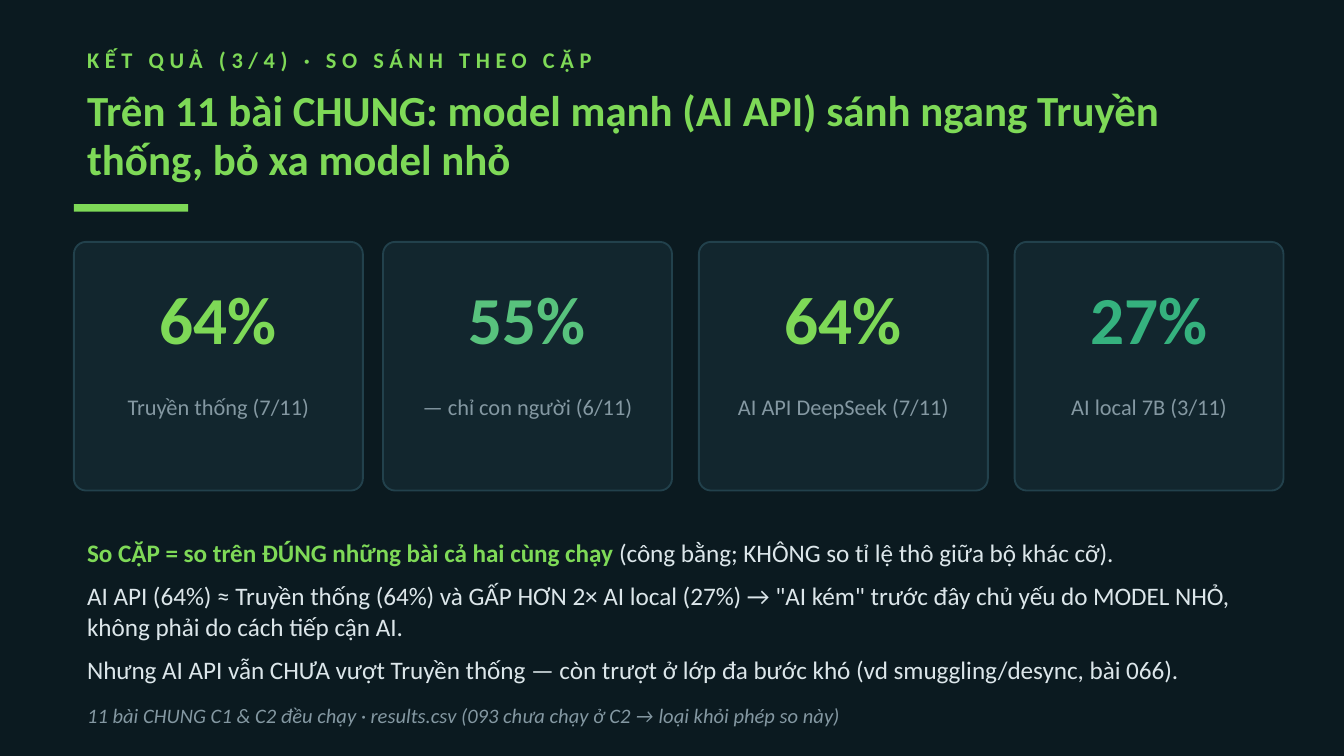
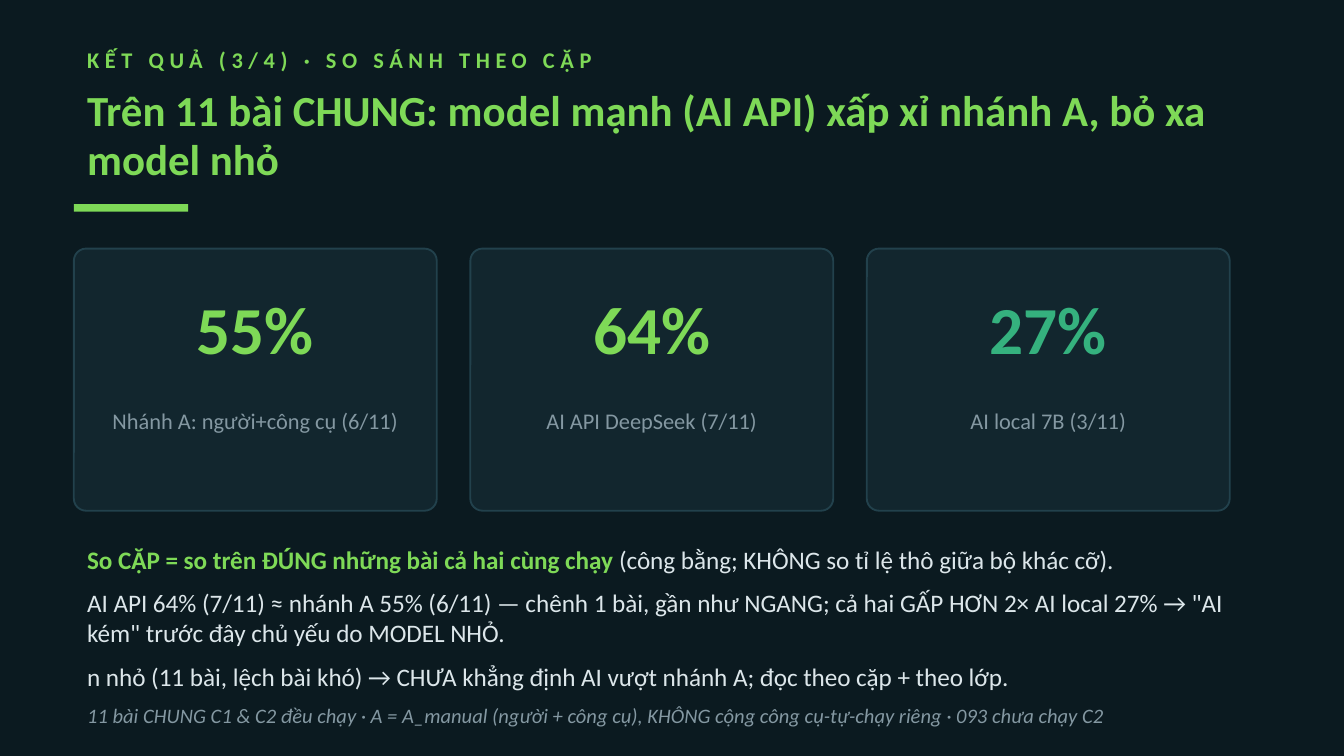
Before and after one commit to VuNguyenBinh/KLTN-FA26, a slide deck: slide 12 of Slide/KTLN_slide.pptx. Drawn at 1344x756 pixels with LibreOffice and Linux fonts; fonts in the diff are those of the drawing. Boxes give left, top, right and bottom in pixels: in the first picture for what was removed or moved away, otherwise in the second. Text is boxed around its words. In the diff, an @@ line names an element or a change of style, - is before the commit and + after.

```diff
--- a/Slide/KTLN_slide.pptx
+++ b/Slide/KTLN_slide.pptx
@@ text at (87, 93, 1205, 176): text changed @@
-Trên 11 bài CHUNG: model mạnh (AI API) sánh ngang Truyền thống, bỏ xa model nhỏ
+Trên 11 bài CHUNG: model mạnh (AI API) xấp xỉ nhánh A, bỏ xa model nhỏ
@@ rounded rectangle: place and size @@
-rounded rectangle at (74, 242, 363, 491)
+rounded rectangle at (74, 249, 437, 511)
@@ text "55%": place and size @@
-text "55%" at (469, 297, 586, 345)
+text "55%" at (197, 307, 314, 355)
@@ text "55%" at (197, 307, 314, 355): text colour #58C27D to #7ED957 @@
@@ rounded rectangle: place and size @@
-rounded rectangle at (383, 242, 672, 491)
+rounded rectangle at (470, 249, 833, 511)
@@ text "64%": place and size @@
-text "64%" at (785, 297, 902, 345)
+text "64%" at (593, 307, 710, 355)
@@ proportions changed in 3 elements at (74, 249, 437, 511), (470, 249, 833, 511), (867, 249, 1230, 511) @@
@@ rounded rectangle: place and size @@
-rounded rectangle at (699, 242, 988, 491)
+rounded rectangle at (867, 249, 1230, 511)
@@ text "27%": place and size @@
-text "27%" at (1091, 298, 1208, 345)
+text "27%" at (990, 308, 1107, 355)
@@ rounded rectangle removed at (1015, 242, 1284, 491) @@
@@ text removed at (160, 297, 277, 345) @@
-64%
@@ text at (112, 413, 397, 433): text changed @@
-Truyền thống (7/11)
+Nhánh A: người+công cụ (6/11)
@@ text removed at (448, 399, 632, 419) @@
-— chỉ con người (6/11)
@@ text "AI API DeepSeek (7/11)": place and size @@
-text "AI API DeepSeek (7/11)" at (738, 399, 948, 419)
+text "AI API DeepSeek (7/11)" at (546, 413, 757, 433)
@@ text "AI local 7B (3/11)": place and size @@
-text "AI local 7B (3/11)" at (1071, 399, 1226, 418)
+text "AI local 7B (3/11)" at (970, 413, 1126, 432)
@@ text at (87, 592, 1223, 691): text changed @@
-AI API (64%) ≈ Truyền thống (64%) và GẤP HƠN 2× AI local (27%) → "AI kém" trước đây chủ yếu do MODEL NHỎ, không phải do cách tiếp cận AI.
-Nhưng AI API vẫn CHƯA vượt Truyền thống — còn trượt ở lớp đa bước khó (vd smuggling/desync, bài 066).
+AI API 64% (7/11) ≈ nhánh A 55% (6/11) — chênh 1 bài, gần như NGANG; cả hai GẤP HƠN 2× AI local 27% → "AI kém" trước đây chủ yếu do MODEL NHỎ.
+n nhỏ (11 bài, lệch bài khó) → CHƯA khẳng định AI vượt nhánh A; đọc theo cặp + theo lớp.
@@ text at (87, 706, 1103, 727): text changed @@
-11 bài CHUNG C1 & C2 đều chạy · results.csv (093 chưa chạy ở C2 → loại khỏi phép so này)
+11 bài CHUNG C1 & C2 đều chạy · A = A_manual (người + công cụ), KHÔNG cộng công cụ-tự-chạy riêng · 093 chưa chạy C2
```
Also in this commit, not shown: 3 other slides changed, 5 other files.
